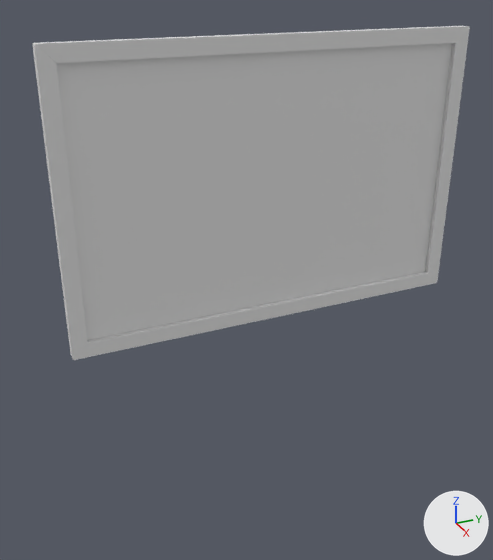
What one commit did to the FBX model The Outer Frame/Assets/Models/board-model.fbx.
Before and after are seen from a 50 mm lens placed at (2.06, -1.03, 0.69), pointed at (-0.03, -0.09, -0.36). Lighting does not change. The marker at lower right points along +X, +Y and +Z.

Objects in the first picture: 'board'.
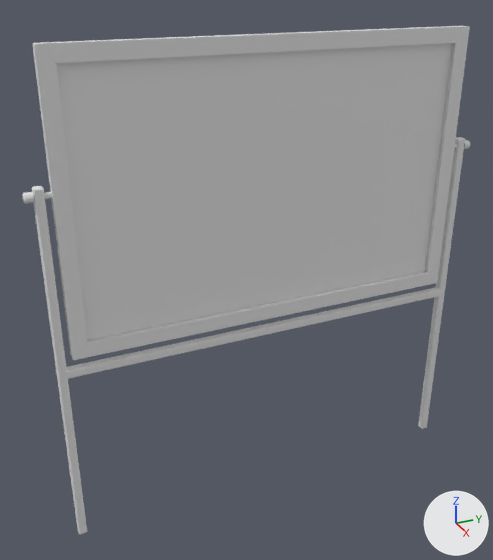
The change, as JSON lines over the scene's bpy script:
```json
{"op": "add", "block": "me_cube", "code": ["me_cube = bpy.data.meshes.new('Cube')", "me_cube.from_pydata(...)  # 120 vertices, 84 faces; spans x 0.0..0.04, y -0.83..0.83, z -1.25..0.1", "me_cube.materials.append(mat_board_mat)  # its picture is missing"]}
{"op": "add", "block": "me_cube_002", "code": ["me_cube_002 = bpy.data.meshes.new('Cube.002')", "me_cube_002.from_pydata(...)  # 32 vertices, 32 faces; spans x -0.02..0.02, y -0.78..0.78, z -0.02..0.02", "me_cube_002.materials.append(mat_board_mat)  # its picture is missing"]}
{"op": "add", "block": "ob_boardstand", "code": ["ob_boardstand = bpy.data.objects.new('boardStand', me_cube)", "ob_boardstand.location = (0.0, 0.0, 0.0)"]}
{"op": "add", "block": "ob_boardsupport", "code": ["ob_boardsupport = bpy.data.objects.new('boardSupport', me_cube_002)", "ob_boardsupport.location = (0.019, 0.0, -0.555)"]}
```

Changed parts and their boxes (x1, y1, x2, y2) in the pictures (493 x 560 px):
```json
{"object": "boardStand", "change": "added", "after": [22, 137, 470, 534]}
{"object": "boardSupport", "change": "added", "after": [66, 287, 440, 379]}
```
